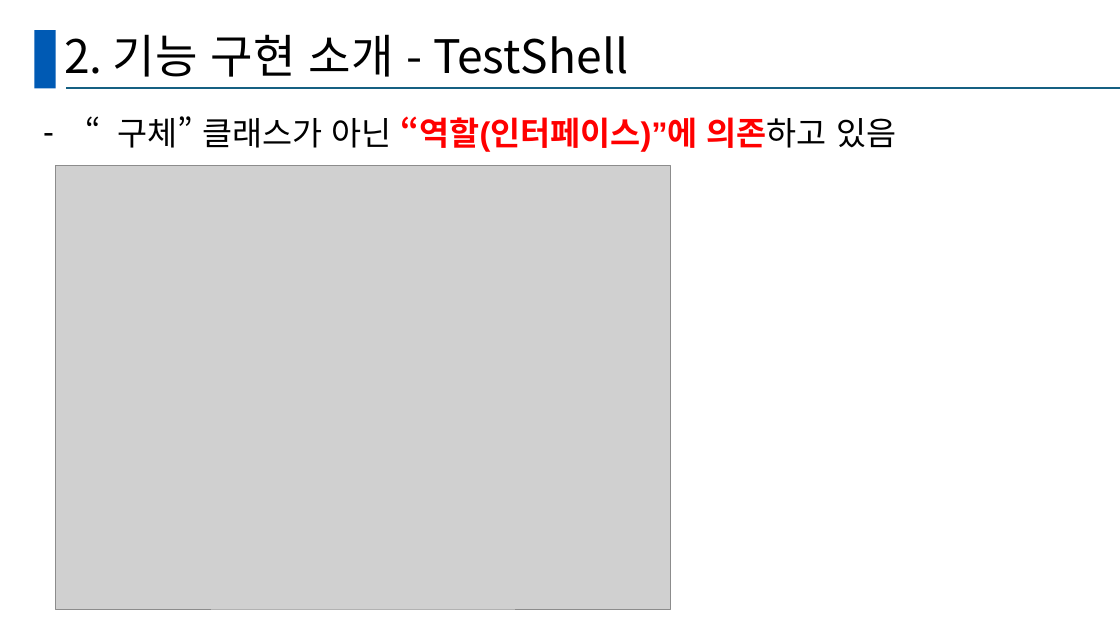
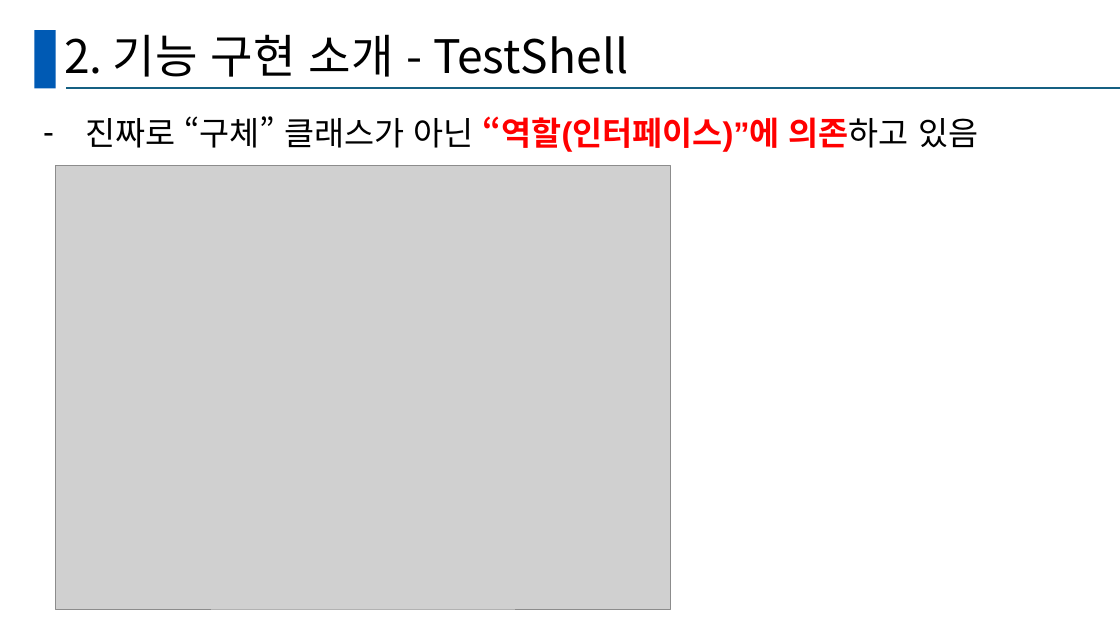
Before and after one commit to GanghyunLee/deep-dive-ssd, a slide deck: slide 25 of D조_DeepDive.pptx (slide 35 before the commit). Drawn at 1120x630 pixels with LibreOffice and Linux fonts; fonts in the diff are those of the drawing; grey boxes stand for pictures. Boxes give left, top, right and bottom in pixels: in the first picture for what was removed or moved away, otherwise in the second. Text is boxed around its words. In the diff, an @@ line names an element or a change of style, - is before the commit and + after.

```diff
--- a/D조_DeepDive.pptx
+++ b/D조_DeepDive.pptx
@@ text at bbox=[85, 116, 978, 152]: text changed @@
-– “구체” 클래스가 아닌 “역할(인터페이스)”에 의존하고 있음
+– 진짜로 “구체” 클래스가 아닌 “역할(인터페이스)”에 의존하고 있음
```
Also in this commit, not shown: 9 other slides changed, 4 slides added, 1 slide removed.
